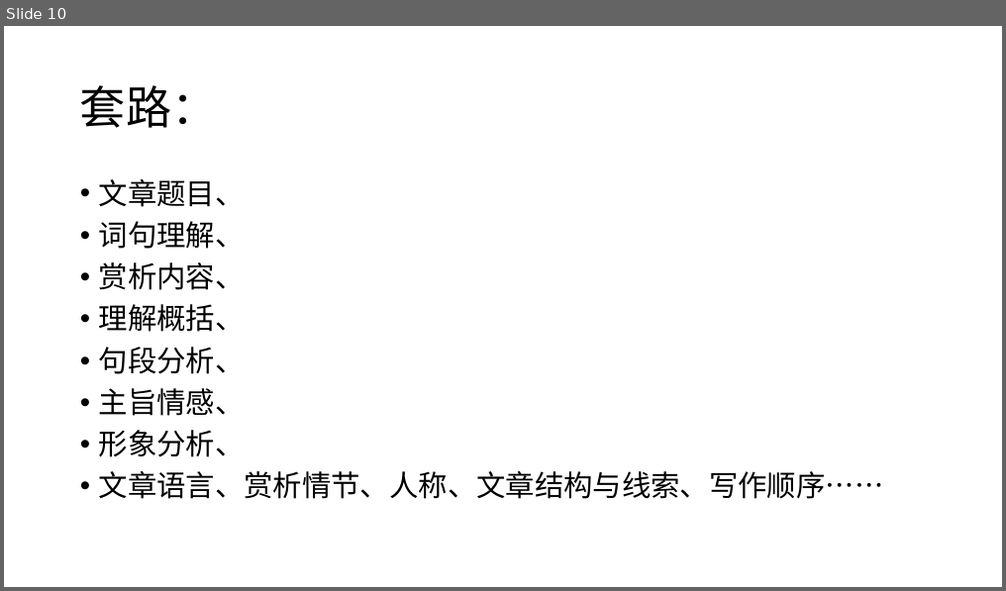
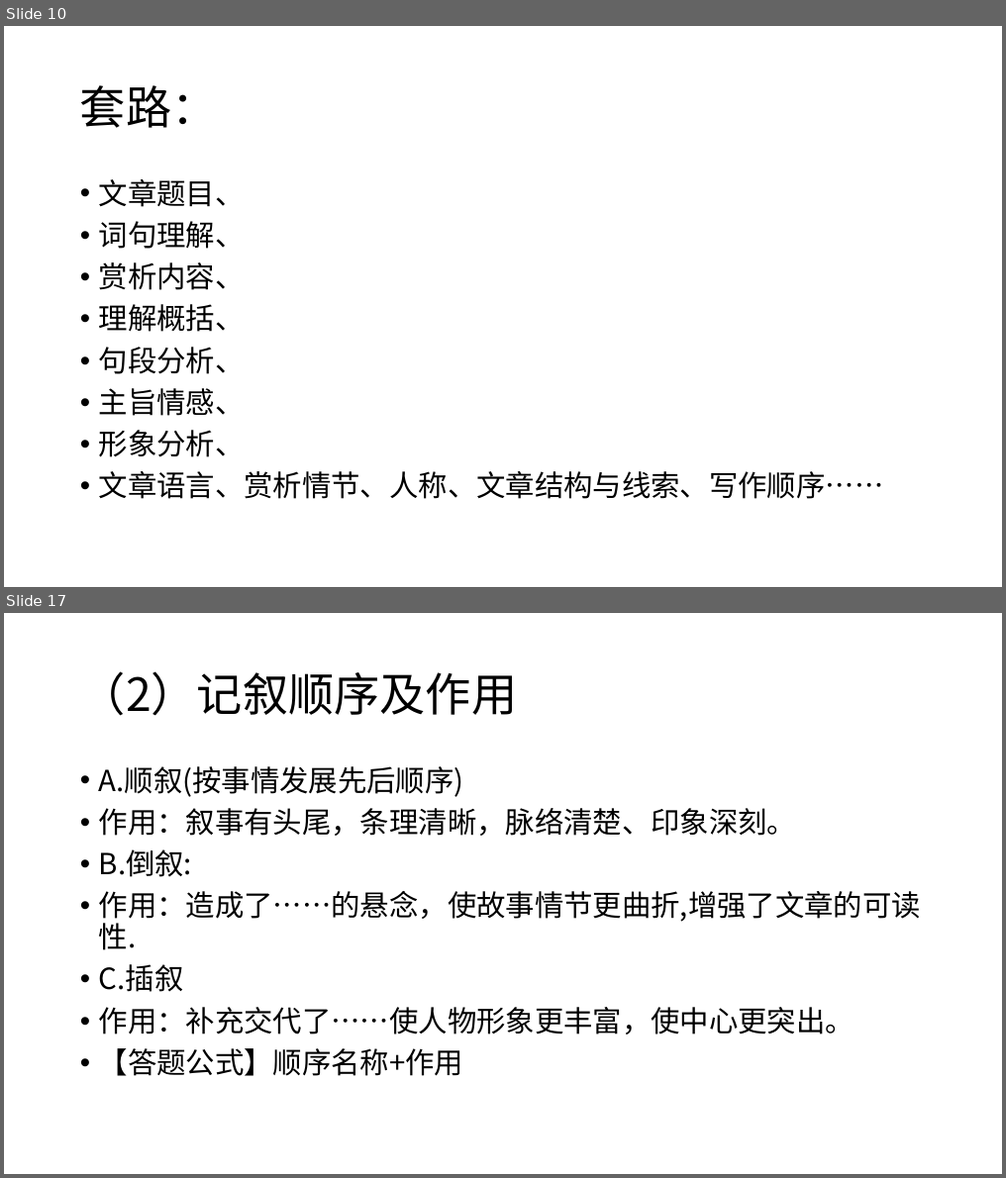
Before and after one commit to GY-feng/Notes, a slide deck: 备课-语文/PPT/文学类阅读.pptx. Shown one above the other, each under a label of ours: slide 10 before the commit, slides 10 and 17 after it; the slides between them are not shown. The pictures are 1006x591 and 1006x1178 pixels, drawn with LibreOffice and Linux fonts; fonts in the diff are those of the drawing. Boxes give left, top, right and bottom in pixels: in the first picture for what was removed or moved away, otherwise in the second. Text is boxed around its words. In the diff, an @@ line names an element or a change of style, - is before the commit and + after.

```diff
--- a/备课-语文/PPT/文学类阅读.pptx
+++ b/备课-语文/PPT/文学类阅读.pptx
@@ slide 17 added at [4,613,1002,1174], background #FFFFFF @@
@@ title added at [80,671,517,716], 44 pt, text #000000 @@
+（2）记叙顺序及作用
@@ text added at [99,766,921,1076], 28 pt, text #000000 @@
+• A.顺叙(按事情发展先后顺序)
+• 作用：叙事有头尾，条理清晰，脉络清楚、印象深刻。
+• B.倒叙:
+• 作用：造成了……的悬念，使故事情节更曲折,增强了文章的可读性.
+• C.插叙
+• 作用：补充交代了……使人物形象更丰富，使中心更突出。
+• 【答题公式】顺序名称+作用
```
Also in this commit, not shown: 32 other slides added, 1 other file.
